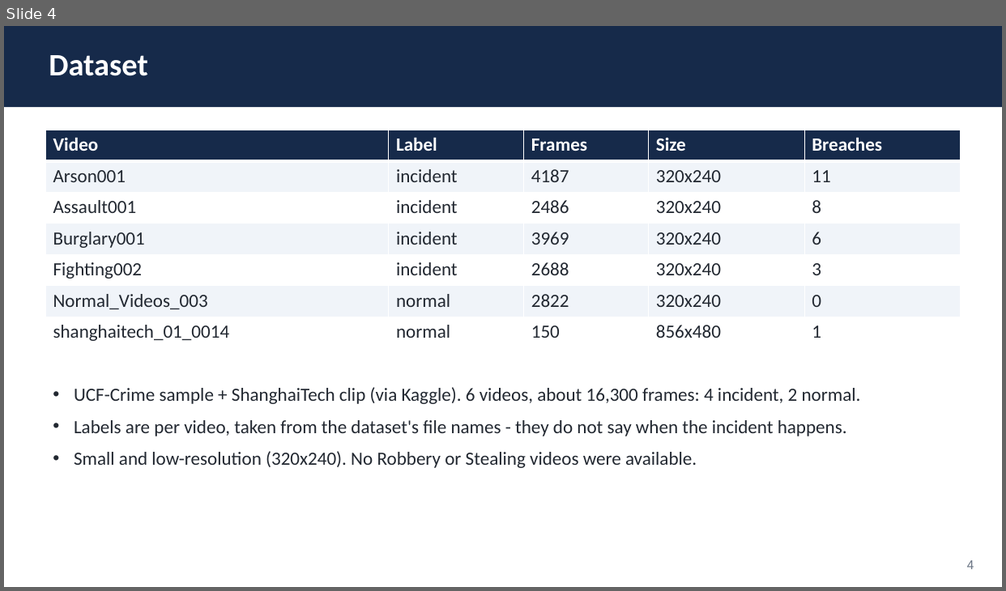
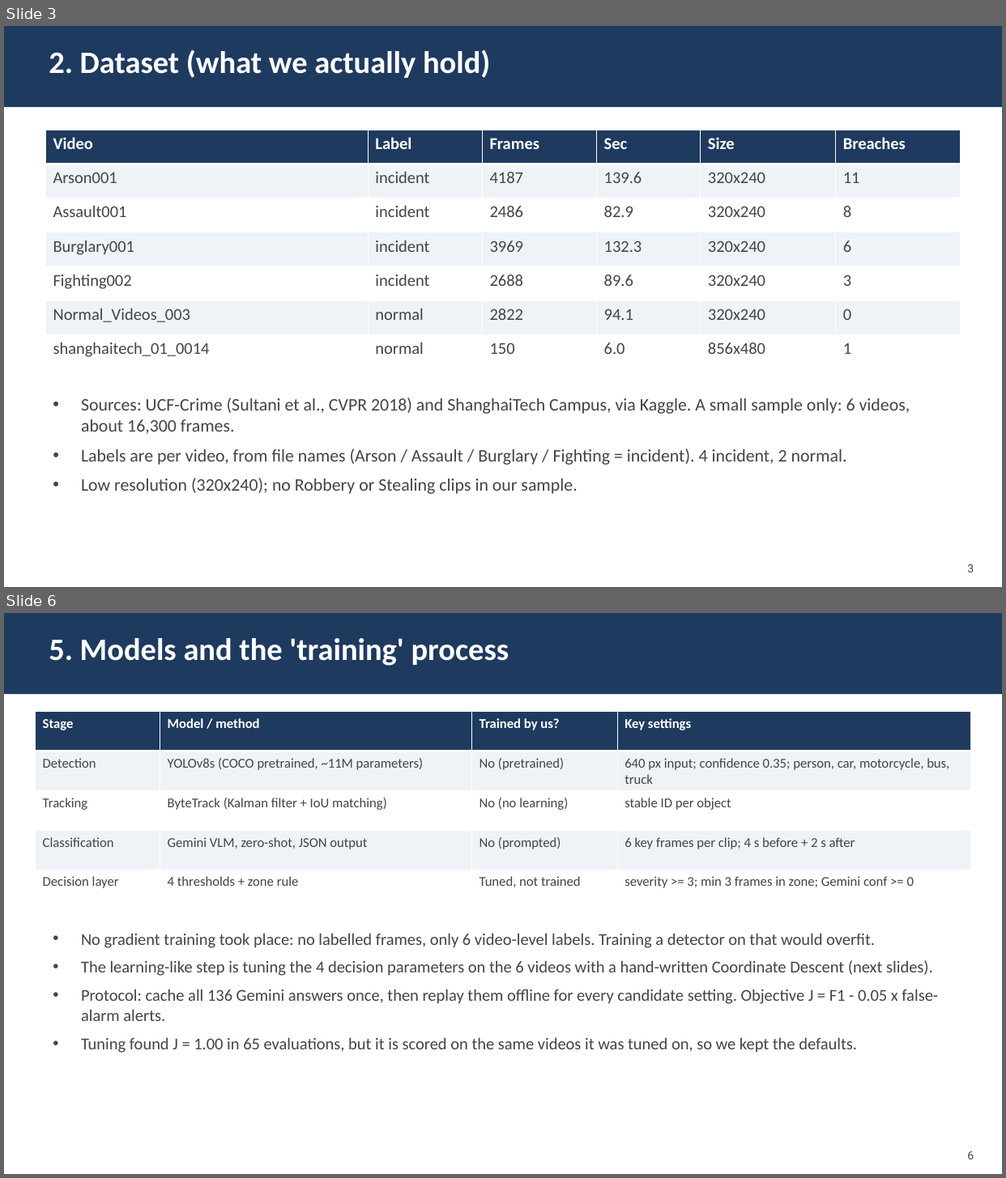
Before and after one commit to Tanya-74/SmartCCTV_Project, a slide deck: report/Final_Presentation.pptx. Shown one above the other, each under a label of ours: slide 4 before the commit, slides 3 and 6 after it; the slides between them are not shown. The pictures are 1006x591 and 1006x1178 pixels, drawn with LibreOffice and Linux fonts; fonts in the diff are those of the drawing. Boxes give left, top, right and bottom in pixels: in the first picture for what was removed or moved away, otherwise in the second. Text is boxed around its words. In the diff, an @@ line names an element or a change of style, - is before the commit and + after.

```diff
--- a/report/Final_Presentation.pptx
+++ b/report/Final_Presentation.pptx
@@ slide 6 added at [4,613,1002,1174], background #FFFFFF @@
@@ rectangle added at [4,613,1002,694], fill #1F3A5F @@
@@ text added at [49,638,509,666], 30 pt, text #FFFFFF, bold @@
+5. Models and the 'training' process
@@ table added at [36,712,971,909], 5 rows, 4 columns @@
+Stage | Model / method | Trained by us? | Key settings
+Detection | YOLOv8s (COCO pretrained, ~11M parameters) | No (pretrained) | 640 px input; confidence 0.35; person, car, motorcycle, bus, truck
+Tracking | ByteTrack (Kalman filter + IoU matching) | No (no learning) | stable ID per object
+Classification | Gemini VLM, zero-shot, JSON output | No (prompted) | 6 key frames per clip; 4 s before + 2 s after
+Decision layer | 4 thresholds + zone rule | Tuned, not trained | severity >= 3; min 3 frames in zone; Gemini conf >= 0
@@ text added at [81,933,938,1053], 16 pt, text #444444 @@
+• No gradient training took place: no labelled frames, only 6 video-level labels. Training a detector on that would overfit.
+• The learning-like step is tuning the 4 decision parameters on the 6 videos with a hand-written Coordinate Descent (next slides).
+• Protocol: cache all 136 Gemini answers once, then replay them offline for every candidate setting. Objective J = F1 - 0.05 x false-alarm alerts.
+• Tuning found J = 1.00 in 65 evaluations, but it is scored on the same videos it was tuned on, so we kept the defaults.
@@ text added at [967,1152,974,1160], 11 pt, text #444444 @@
+6
@@ what was slide 4 is now slide 3 @@
@@ slide 3 changed as well @@
@@ rectangle at [4,26,1002,107]: fill #162A4A to #1F3A5F @@
@@ text at [49,49,490,78]: text changed @@
-Dataset
+2. Dataset (what we actually hold)
@@ table at [46,130,962,369] @@
+column 4: Sec | 139.6 | 82.9 | 132.3 | 89.6 | 94.1 | 6.0
@@ text at [81,398,910,494]: text changed; size 18 to 17 pt; text colour #222831 to #444444 @@
-• UCF-Crime sample + ShanghaiTech clip (via Kaggle). 6 videos, about 16,300 frames: 4 incident, 2 normal.
-• Labels are per video, taken from the dataset's file names - they do not say when the incident happens.
-• Small and low-resolution (320x240). No Robbery or Stealing videos were available.
+• Sources: UCF-Crime (Sultani et al., CVPR 2018) and ShanghaiTech Campus, via Kaggle. A small sample only: 6 videos, about 16,300 frames.
+• Labels are per video, from file names (Arson / Assault / Burglary / Fighting = incident). 4 incident, 2 normal.
+• Low resolution (320x240); no Robbery or Stealing clips in our sample.
@@ text removed at [967,561,974,570] @@
-4
@@ text added at [967,565,974,573], 11 pt, text #444444 @@
+3
```
Also in this commit, not shown: 7 other slides changed, 6 other slides added, 5 slides removed, 16 other files.
